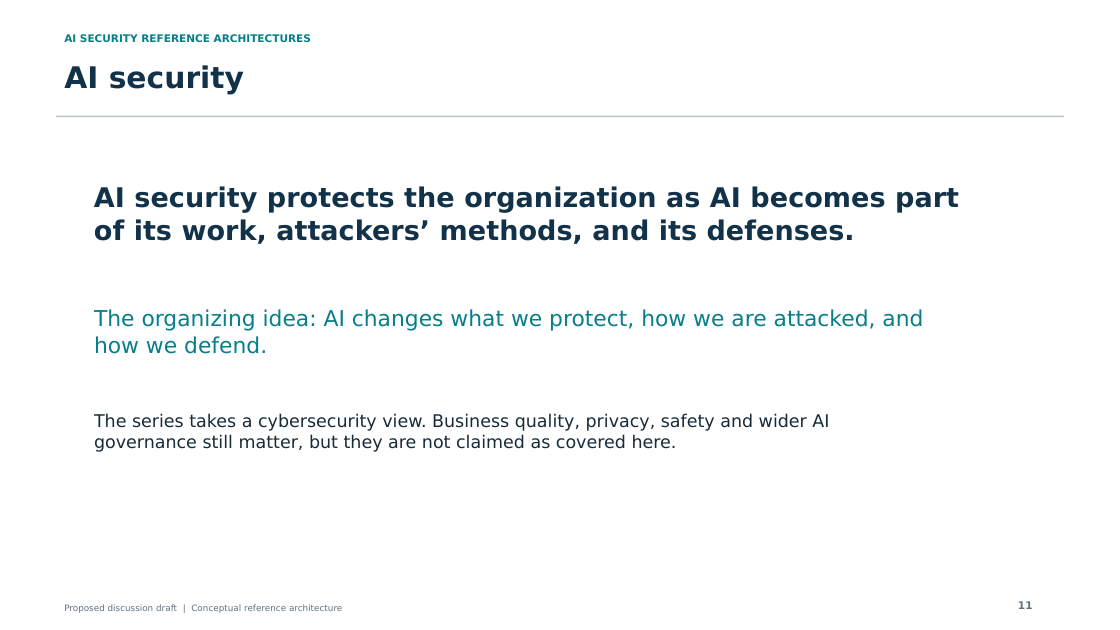
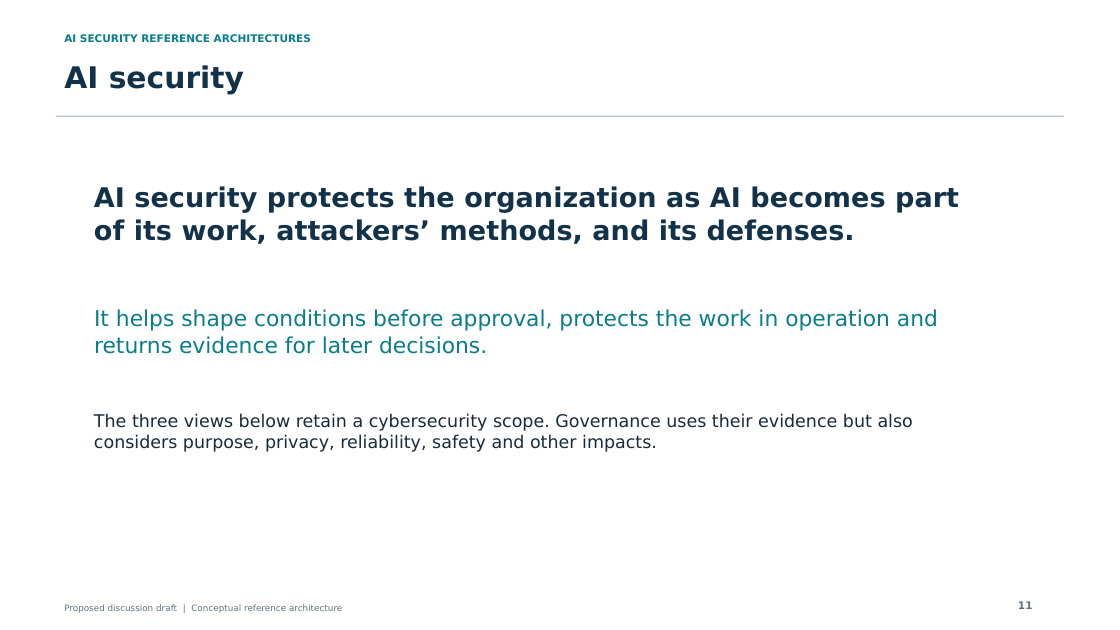
Before and after one commit to jessepike/ai-security-reference-architectures, a slide deck: slide 11 of public/downloads/ai-security-reference-architectures.pptx. Drawn at 1120x630 pixels with LibreOffice and Linux fonts; fonts in the diff are those of the drawing. Boxes give left, top, right and bottom in pixels: in the first picture for what was removed or moved away, otherwise in the second. Text is boxed around its words. In the diff, an @@ line names an element or a change of style, - is before the commit and + after.

Commit message:
feat: integrate governance into the AI security story

```diff
--- a/public/downloads/ai-security-reference-architectures.pptx
+++ b/public/downloads/ai-security-reference-architectures.pptx
@@ text at <box>94,309,938,354</box>: text changed @@
-The organizing idea: AI changes what we protect, how we are attacked, and how we defend.
+It helps shape conditions before approval, protects the work in operation and returns evidence for later decisions.
@@ text at <box>94,413,913,452</box>: text changed @@
-The series takes a cybersecurity view. Business quality, privacy, safety and wider AI governance still matter, but they are not claimed as covered here.
+The three views below retain a cybersecurity scope. Governance uses their evidence but also considers purpose, privacy, reliability, safety and other impacts.
```
Also in this commit, not shown: 17 other slides changed, 23 other files.
